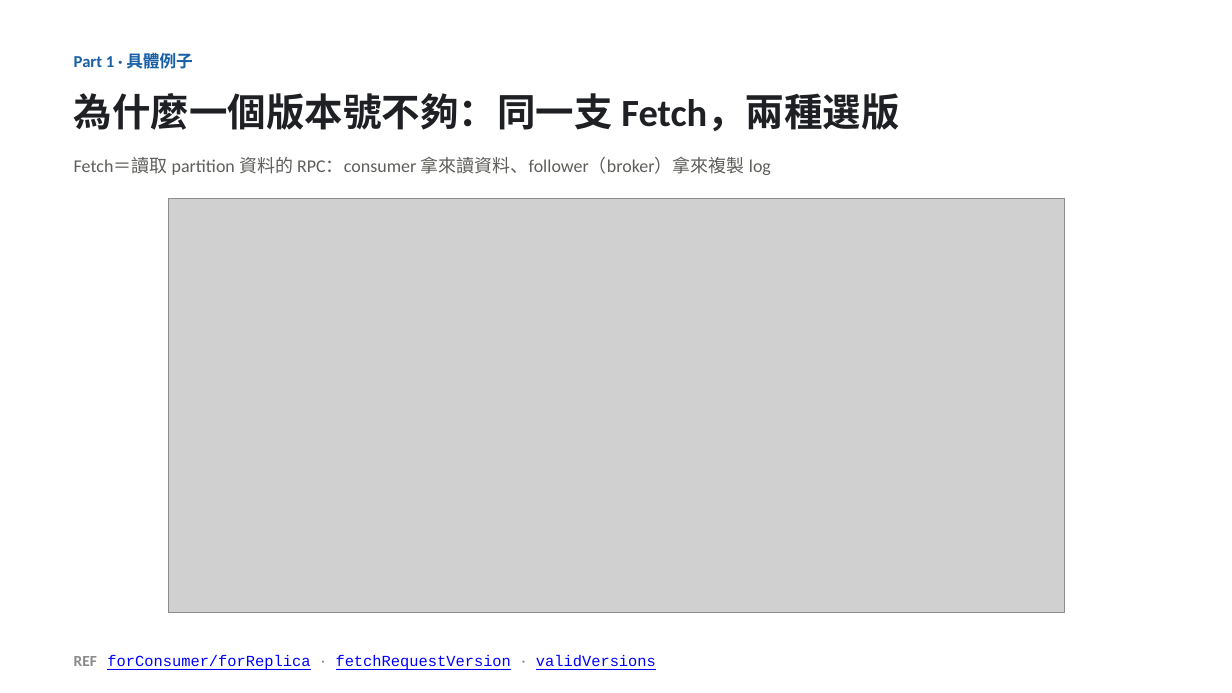
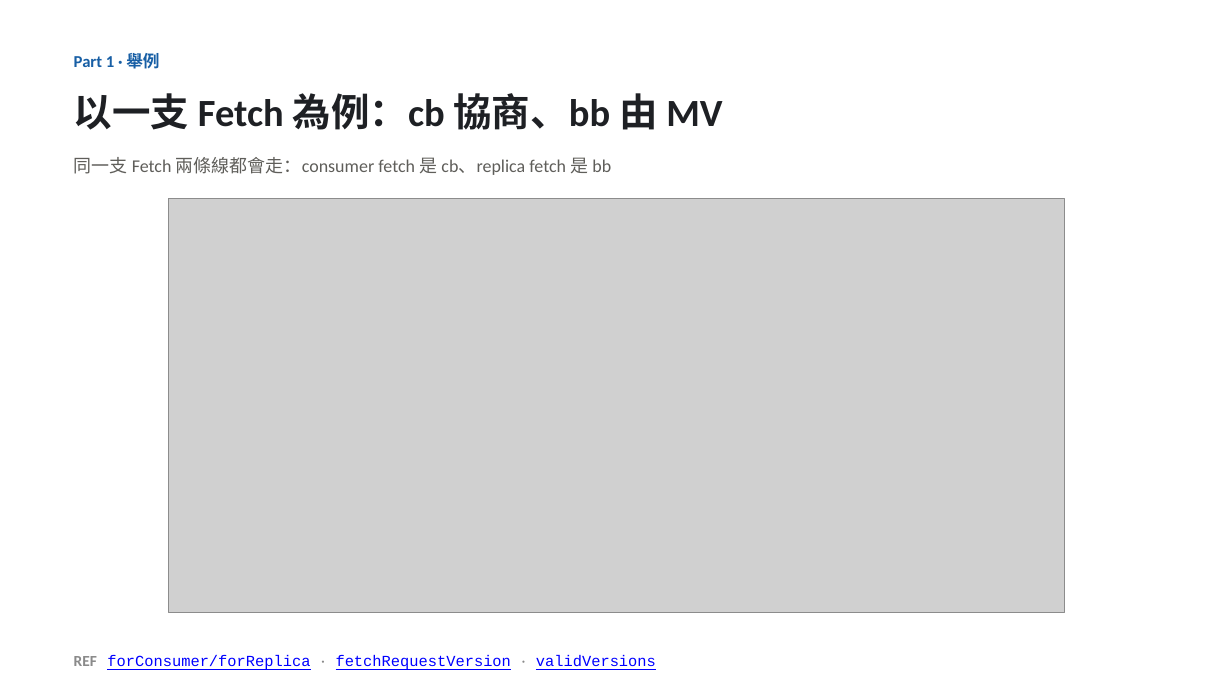
Before and after one commit to unknowntpo/kafka, a slide deck: slide 6 of study/version-control/kafka-version-negotiation.pptx (slide 5 before the commit). Drawn at 1232x693 pixels with LibreOffice and Linux fonts; fonts in the diff are those of the drawing; grey boxes stand for pictures. Boxes give left, top, right and bottom in pixels: in the first picture for what was removed or moved away, otherwise in the second. Text is boxed around its words. In the diff, an @@ line names an element or a change of style, - is before the commit and + after.

Commit message:
study(version-control): Fetch 數線圖降為「架構下的舉例」，不搶題
- 三角色選版機制(架構) 移到 Fetch 圖之前；Fetch 圖改標題「以一支 Fetch 為例：cb 協商、bb 由 MV」
- 「為什麼一個版本號不夠」交回三層 scope 那張；Fetch 只當 cb/bb 兩條選版的具體視覺化
- talk-outline.md 同步調換順序

```diff
--- a/study/version-control/kafka-version-negotiation.pptx
+++ b/study/version-control/kafka-version-negotiation.pptx
@@ text at [74,50,159,72]: text changed @@
-Part 1 · 具體例子
+Part 1 · 舉例
@@ text at [74,93,722,130]: text changed @@
-為什麼一個版本號不夠：同一支 Fetch，兩種選版
+以一支 Fetch 為例：cb 協商、bb 由 MV
@@ text at [74,157,611,175]: text changed @@
-Fetch＝讀取 partition 資料的 RPC：consumer 拿來讀資料、follower（broker）拿來複製 log
+同一支 Fetch 兩條線都會走：consumer fetch 是 cb、replica fetch 是 bb
```
Also in this commit, not shown: 1 other slide changed, 2 other files.
